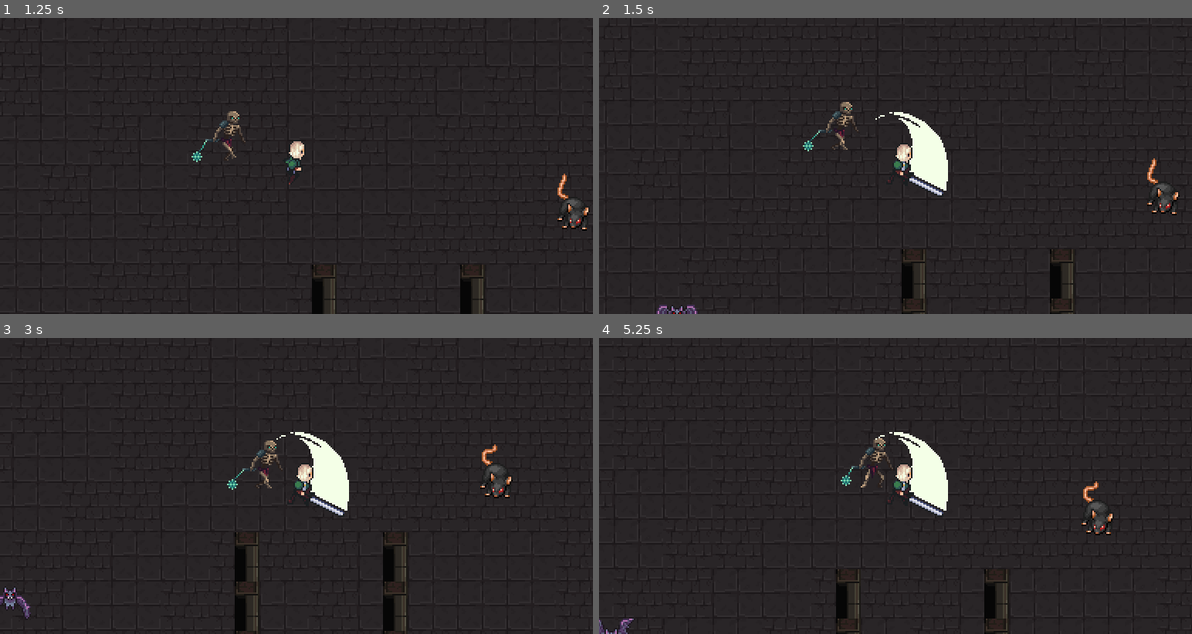
Above: before the commit, frames 1-4 (two rows, left to right).
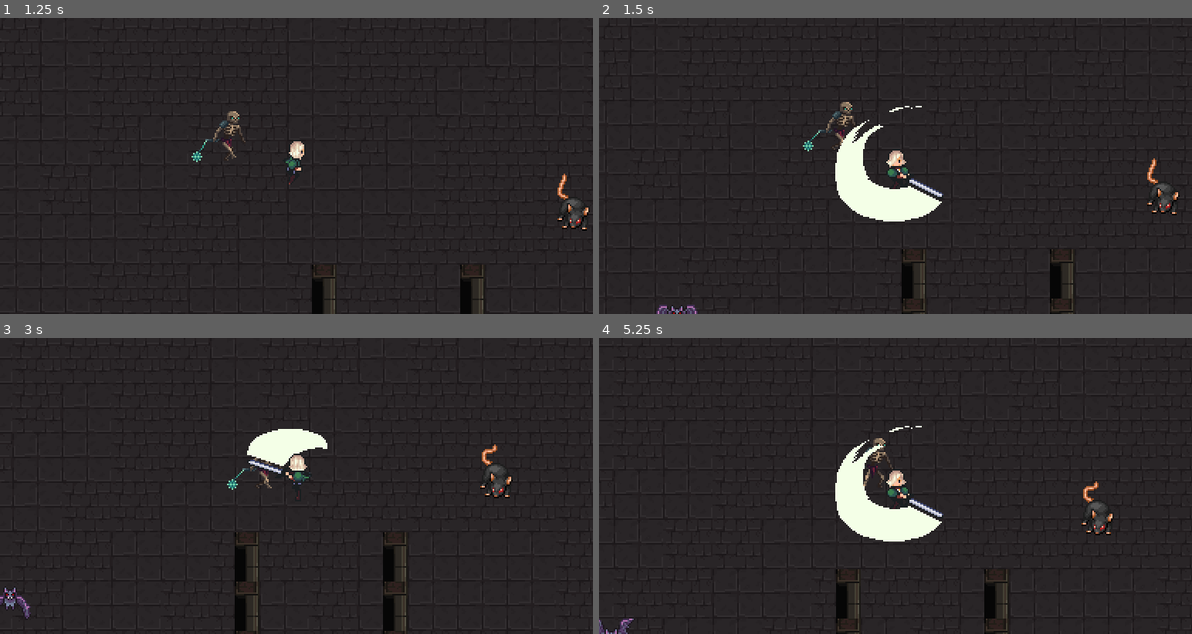
Above: after the commit, the same moments.

Repository: Danielfp1/ShadowMaze
Game: Godot game, scene res://scenes/Enemies/Enemies.tscn
The game is run twice, just before and just after one commit, with the same random seed, the same clock (stepped at 60 frames per second) and the same inputs.
Inputs:
- Up to frame 1 (1.25 s): hold Right (ui_right) from 0.53 s (still down); tap Space (Attack) at 0.6 s
- Up to frame 2 (1.5 s): release Right (ui_right) at 1.28 s; hold Down (ui_down) from 1.28 s (still down); tap Space (Attack) at 1.35 s
- Up to frame 3 (3 s): release Down (ui_down) at 2.03 s; hold Right (ui_right) 2.03-2.78 s; tap Space (Attack) at 2.1, 2.85 s; hold Up (ui_up) from 2.78 s (still down)
- Up to frame 4 (5.25 s): release Up (ui_up) at 3.53 s; hold Left (ui_left) 3.53-5.03 s; tap Space (Attack) at 3.6, 4.35, 5.1 s; hold Down (ui_down) from 5.03 s (still down)

Frame 1 is identical in both runs. In frame 2, 4.1% of the frame differs, in the area x 39-59%, y 29-69%; in frame 3, 2.4%; in frame 4, 4.1%.

Commit message:
Adicionar hitbox e animações de ataque

Diff:
--- a/scenes/Player.tscn
+++ b/scenes/Player.tscn
@@ -1,10 +1,10 @@
-[gd_scene load_steps=17 format=2]
+[gd_scene load_steps=20 format=2]
 
 [ext_resource path="res://assets/Hero/Hero.png" type="Texture" id=1]
 [ext_resource path="res://scripts/Player.gd" type="Script" id=2]
 
-[sub_resource type="Animation" id=3]
-resource_name = "Attack"
+[sub_resource type="Animation" id=17]
+resource_name = "AttackDown"
 length = 0.4
 tracks/0/type = "value"
 tracks/0/path = NodePath("Sprite:frame")
@@ -16,7 +16,91 @@
 "times": PoolRealArray( 0, 0.1, 0.2, 0.3 ),
 "transitions": PoolRealArray( 1, 1, 1, 1 ),
 "update": 0,
+"values": [ 52, 53, 54, 55 ]
+}
+tracks/1/type = "value"
+tracks/1/path = NodePath("AttackArea/Collision:disabled")
+tracks/1/interp = 1
+tracks/1/loop_wrap = true
+tracks/1/imported = false
+tracks/1/enabled = true
+tracks/1/keys = {
+"times": PoolRealArray( 0, 0.1, 0.3 ),
+"transitions": PoolRealArray( 1, 1, 1 ),
+"update": 1,
+"values": [ true, false, true ]
+}
+
+[sub_resource type="Animation" id=15]
+resource_name = "AttackLeft"
+length = 0.4
+tracks/0/type = "value"
+tracks/0/path = NodePath("Sprite:frame")
+tracks/0/interp = 1
+tracks/0/loop_wrap = true
+tracks/0/imported = false
+tracks/0/enabled = true
+tracks/0/keys = {
+"times": PoolRealArray( 0, 0.1, 0.2, 0.3 ),
+"transitions": PoolRealArray( 1, 1, 1, 1 ),
+"update": 0,
+"values": [ 64, 65, 66, 67 ]
+}
+tracks/1/type = "value"
+tracks/1/path = NodePath("AttackArea/Collision:disabled")
+tracks/1/interp = 1
+tracks/1/loop_wrap = true
+tracks/1/imported = false
+tracks/1/enabled = true
+tracks/1/keys = {
+"times": PoolRealArray( 0, 0.1, 0.3 ),
+"transitions": PoolRealArray( 1, 1, 1 ),
+"update": 1,
+"values": [ true, false, true ]
+}
+
+[sub_resource type="Animation" id=3]
+resource_name = "AttackRight"
+length = 0.4
+tracks/0/type = "value"
+tracks/0/path = NodePath("Sprite:frame")
+tracks/0/interp = 1
+tracks/0/loop_wrap = true
+tracks/0/imported = false
+tracks/0/enabled = true
+tracks/0/keys = {
+"times": PoolRealArray( 0, 0.1, 0.2, 0.3 ),
+"transitions": PoolRealArray( 1, 1, 1, 1 ),
+"update": 0,
 "values": [ 60, 61, 62, 63 ]
+}
+tracks/1/type = "value"
+tracks/1/path = NodePath("AttackArea/Collision:disabled")
+tracks/1/interp = 1
+tracks/1/loop_wrap = true
+tracks/1/imported = false
+tracks/1/enabled = true
+tracks/1/keys = {
+"times": PoolRealArray( 0, 0.1, 0.3 ),
+"transitions": PoolRealArray( 1, 1, 1 ),
+"update": 1,
+"values": [ true, false, true ]
+}
+
+[sub_resource type="Animation" id=16]
+resource_name = "AttackUp"
+length = 0.4
+tracks/0/type = "value"
+tracks/0/path = NodePath("Sprite:frame")
+tracks/0/interp = 1
+tracks/0/loop_wrap = true
+tracks/0/imported = false
+tracks/0/enabled = true
+tracks/0/keys = {
+"times": PoolRealArray( 0, 0.1, 0.2, 0.3 ),
+"transitions": PoolRealArray( 1, 1, 1, 1 ),
+"update": 0,
+"values": [ 56, 57, 58, 59 ]
 }
 tracks/1/type = "value"
 tracks/1/path = NodePath("AttackArea/Collision:disabled")
@@ -263,11 +347,14 @@
 texture = ExtResource( 1 )
 hframes = 10
 vframes = 9
-frame = 63
+frame = 55
 
 [node name="Animation" type="AnimationPlayer" parent="."]
 reset_on_save = false
-anims/Attack = SubResource( 3 )
+anims/AttackDown = SubResource( 17 )
+anims/AttackLeft = SubResource( 15 )
+anims/AttackRight = SubResource( 3 )
+anims/AttackUp = SubResource( 16 )
 anims/Death = SubResource( 4 )
 anims/Idle = SubResource( 1 )
 anims/IdleDown = SubResource( 10 )
--- a/scripts/Player.gd
+++ b/scripts/Player.gd
@@ -5,13 +5,17 @@
 onready var sprite: Sprite = get_node("Sprite")
 
 var velocity: Vector2
+
+#Flags
 var can_die: bool = false
 var can_attack: bool = false
 
-#Direcao em que esta olhando
+#Direção em que o Player esta voltado
 var facingDirection: String = ""
 
+#Velocidade de movimentação
 export (int) var speed
+
 
 func _physics_process(_delta: float) -> void:
 	move()
@@ -40,7 +44,17 @@
 		animation.play("Death")
 		set_physics_process(false)
 	elif can_attack:
-		animation.play("Attack")
+		#Direção do ataque
+		if facingDirection == "right":
+			animation.play("AttackRight")
+		elif facingDirection == "left":
+			animation.play("AttackLeft")
+		elif facingDirection == "up":
+			animation.play("AttackUp")
+		elif facingDirection == "down":
+			animation.play("AttackDown")
+		else:
+			animation.play("AttackRight")
 		set_physics_process(false)
 	elif velocity.x > 0:
 		animation.play("RunRight")
@@ -51,7 +65,7 @@
 	elif velocity.y < 0:
 		animation.play("RunUp")
 	else:
-		print(facingDirection)
+		#Direção em que o Player esta voltado
 		if facingDirection == "right":
 			animation.play("IdleRight")
 		elif facingDirection == "left":
@@ -66,23 +80,37 @@
 
 func verify_direction() -> void:
 	if velocity.x > 0:
+		#Mover hitbox
+		collision.rotation = 0
 		collision.position = Vector2(22.5,-7.5)
+		#Olhar para direita
 		facingDirection = "right"
 	elif velocity.x < 0:
+		#Mover hitbox
+		collision.rotation = 0
 		collision.position = Vector2(-22.5,-7.5)
+		#Olhar para esquerda
 		facingDirection = "left"
 	elif velocity.y > 0:
+		#Mover hitbox
+		collision.position = Vector2(-1,26)
+		collision.rotation = 29.845
+		#Olhar para baixo
 		facingDirection = "down"
 	elif velocity.y < 0:
+		#Mover hitbox
+		collision.position = Vector2(1,-26)
+		collision.rotation = 29.845
+		#Olhar para cima
 		facingDirection = "up"
 
 func kill() -> void:
 	can_die = true
 
-
+#Quando terminar alguma animação
 func on_animation_finished(anim_name):
 	if anim_name == "Death":
 		var _reload: bool = get_tree().reload_current_scene()
-	elif anim_name == "Attack":
+	elif anim_name == "AttackRight" || anim_name == "AttackLeft" || anim_name == "AttackUp" || anim_name == "AttackDown":
 		can_attack = false
 		set_physics_process(true)
